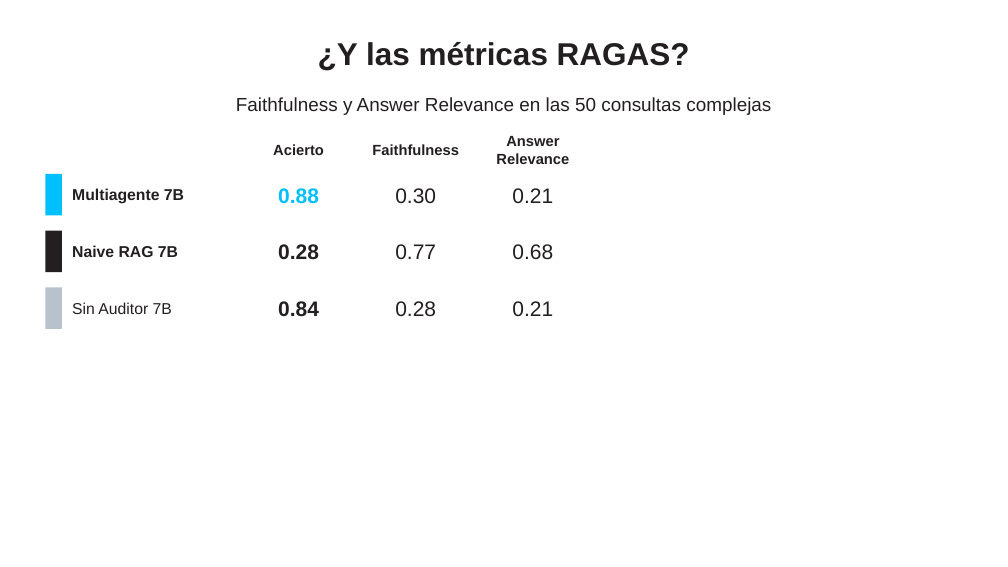
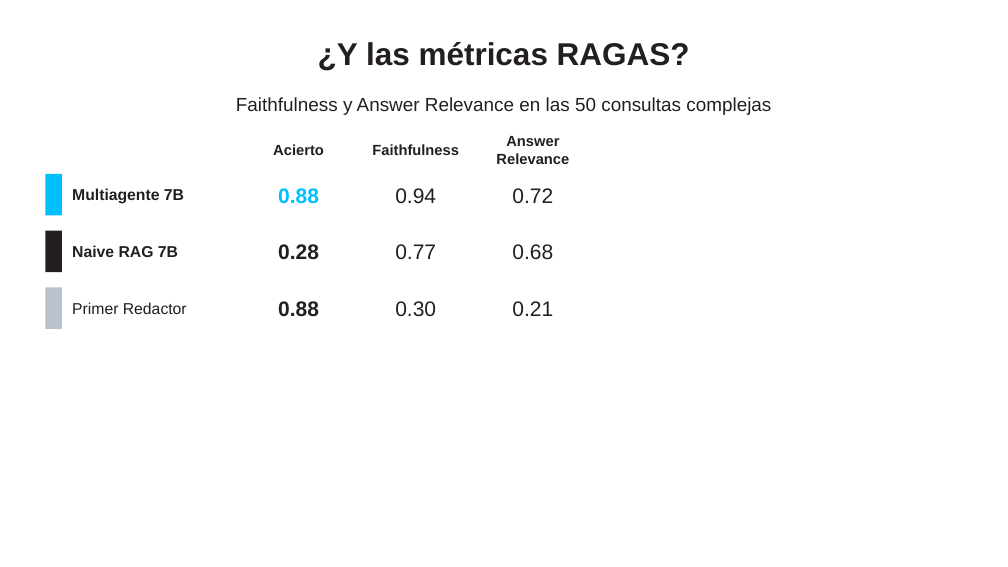
Before and after one commit to ricardoamiel/auditor-react, a slide deck: slide 59 of presentacion/Presentacion_Auditor_ReAct.pptx. Drawn at 1008x567 pixels with LibreOffice and Linux fonts; fonts in the diff are those of the drawing; background and template pictures are left out. Boxes give left, top, right and bottom in pixels: in the first picture for what was removed or moved away, otherwise in the second. Text is boxed around its words. In the diff, an @@ line names an element or a change of style, - is before the commit and + after.

Commit message:
Redactor que cita la evidencia: mejores métricas RAGAS en las consultas complejas

```diff
--- a/presentacion/Presentacion_Auditor_ReAct.pptx
+++ b/presentacion/Presentacion_Auditor_ReAct.pptx
@@ text at [395,188,436,203]: text changed @@
-0.30
+0.94
@@ text at [512,188,553,203]: text changed @@
-0.21
+0.72
@@ text at [72,302,187,314]: text changed @@
-Sin Auditor 7B
+Primer Redactor
@@ text at [278,301,319,317]: text changed @@
-0.84
+0.88
@@ text at [395,301,436,316]: text changed @@
-0.28
+0.30
```
Also in this commit, not shown: 15 other slides changed, 35 other files.
